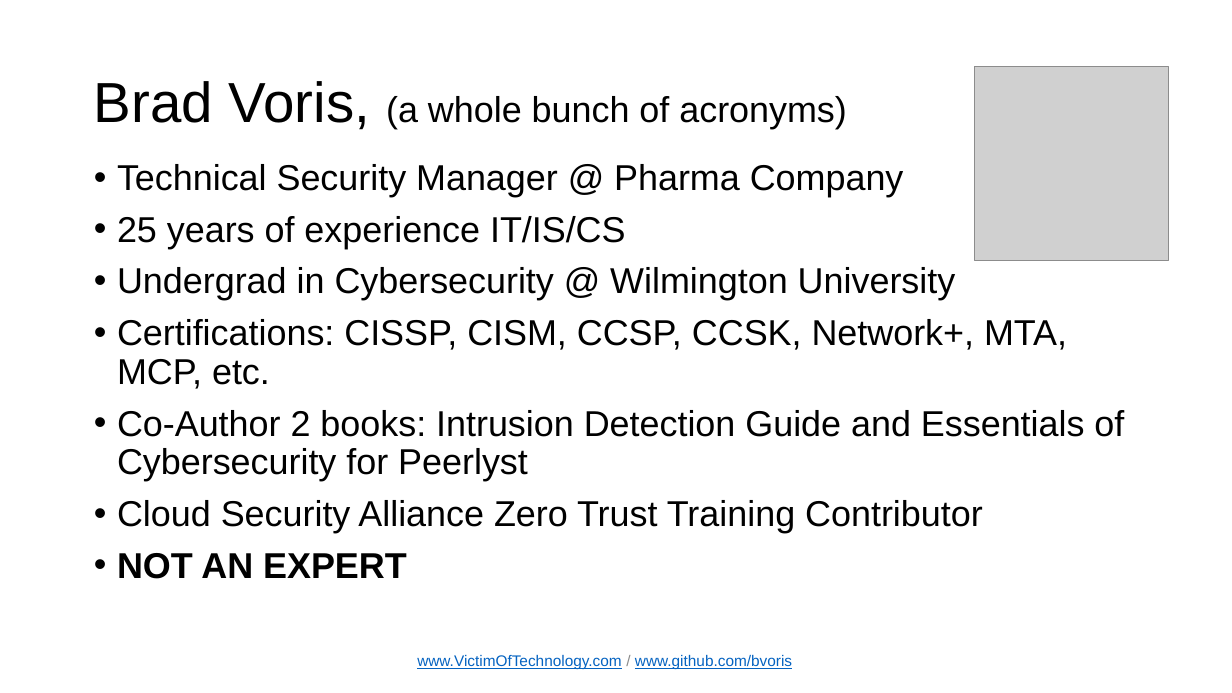
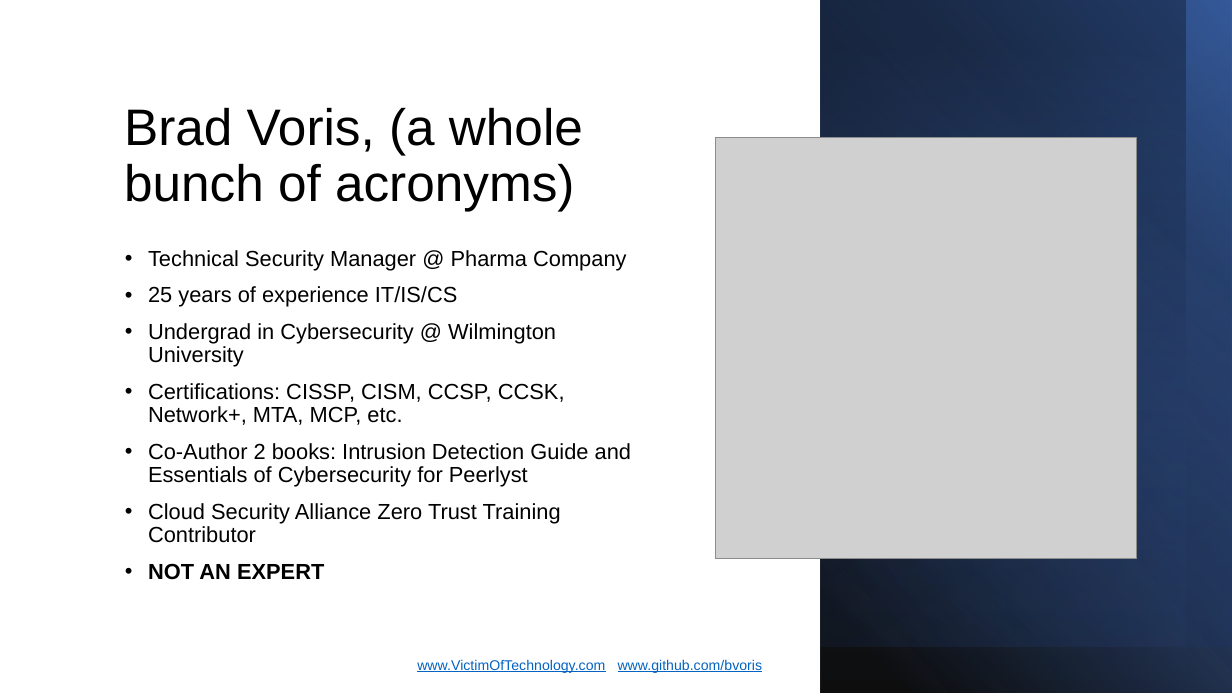
Before and after one commit to bvoris/InfraGardPresentation, a slide deck: slide 2 of InfraGard April Chapter Meeting Cloud Security.pptx. Drawn at 1232x693 pixels with LibreOffice and Linux fonts; fonts in the diff are those of the drawing; grey boxes stand for pictures. Boxes give left, top, right and bottom in pixels: in the first picture for what was removed or moved away, otherwise in the second. Text is boxed around its words. In the diff, an @@ line names an element or a change of style, - is before the commit and + after.

```diff
--- a/InfraGard April Chapter Meeting Cloud Security.pptx
+++ b/InfraGard April Chapter Meeting Cloud Security.pptx
@@ rectangle added at (821, 0, 1232, 693), fill gradient #000000 to #4472C4 @@
@@ rectangle added at (821, 0, 1232, 647), fill gradient #203864 @@
@@ rectangle added at (821, 0, 1232, 647), fill gradient #4472C4 to #000000 @@
@@ rectangle added at (821, 0, 1186, 693), fill gradient #4472C4 to #000000 @@
@@ title "Brad Voris, (a whole bunch ...": place and size @@
-title "Brad Voris, (a whole bunch ..." at (94, 81, 847, 130)
+title "Brad Voris, (a whole bunch ..." at (124, 107, 583, 211)
@@ title "Brad Voris, (a whole bunch ..." at (124, 107, 583, 211): size 44 to 40 pt in "Brad Voris,"; size 28 to 40 pt in "(a whole bunch of acronyms)"; vertical alignment middle to bottom @@
@@ picture: place and size @@
-picture at (975, 67, 1168, 260)
+picture at (715, 138, 1137, 559)
@@ text "Technical Security Manager @ Pharma ...": place and size @@
-text "Technical Security Manager @ Pharma ..." at (117, 164, 1124, 579)
+text "Technical Security Manager @ Pharma ..." at (148, 250, 631, 580)
@@ text "Technical Security Manager @ Pharma ..." at (148, 250, 631, 580): size 28 to 17 pt @@
@@ text "www.VictimOfTechnology.com / www.github.com/bvoris" at (417, 659, 763, 673): size 12 to 11 pt; text colour #8C8C8C to #FFFFFF in "/"; alignment centre to left; more space between paragraphs @@
```
Also in this commit, not shown: 10 other slides changed.
